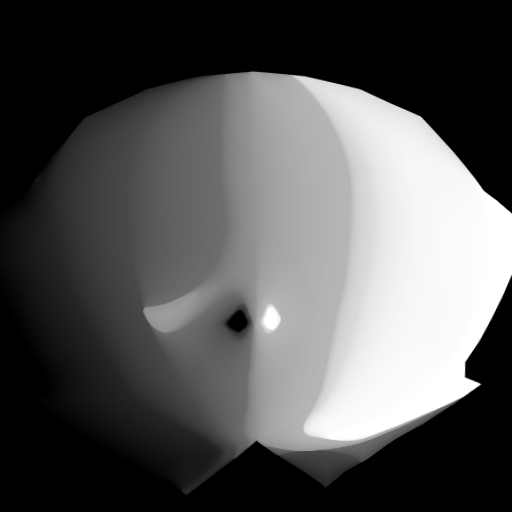
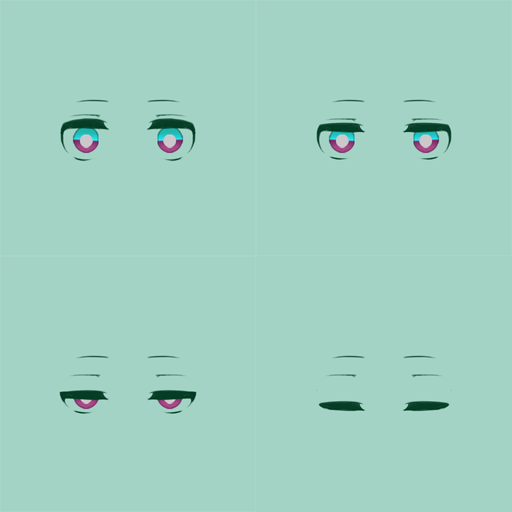
Layered file, before and after one edit (512px x 512px). Changes by layer:
moved "SDFFaceLightmap" into group "组 2" over [0, 54, 512, 512]
moved "图层 58" into group "组 2" over [0, 0, 512, 512]
added group "组 3" with 11 layers above "Face_BaseColor" over [0, 0, 512, 512]
added layer "图层 65 拷贝" in group "组 3" over [0, 0, 256, 256]
added layer "图层 59 拷贝" in group "组 3" over [256, 0, 512, 256]
added layer "图层 64 拷贝" in group "组 3" over [0, 256, 256, 512]
added layer "图层 67" in group "组 3" over [256, 256, 512, 512]
added layer "图层 63 拷贝" in group "组 3" over [256, 256, 512, 512]
renamed "Normal" to "1", hid the group it (25 layers), moved it into group "Face_BaseColor" over [0, 0, 512, 512]
